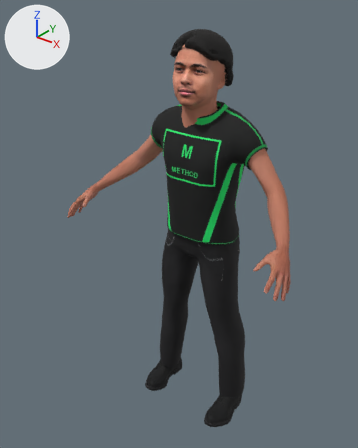
Two versions of the glTF model game/assets/characters/tsila/tsila.glb, one commit apart.
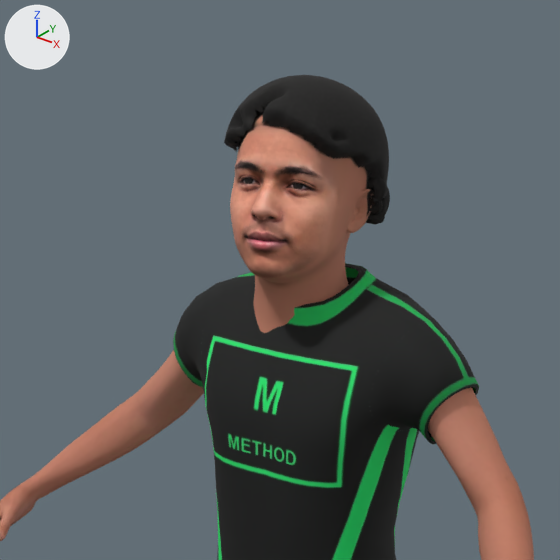
There are two pictures of each version: one whole from a 50 mm camera at (1.081, -1.528, 1.77) aimed at (-0.055, -0.108, 0.89), one close up on the part from 24% to 83% of the width and 0% to 48% of the height. The axes (+X, +Y, +Z) are drawn at upper left. The lights are the same throughout. The older version's two pictures come first. Vertices at exactly the same position are counted once.

In view in the first close-up: 'Tsila.body', 'Tsila.fbhead', 'Tsila.hairshell', 'Tsila.male_casualsuit04'.
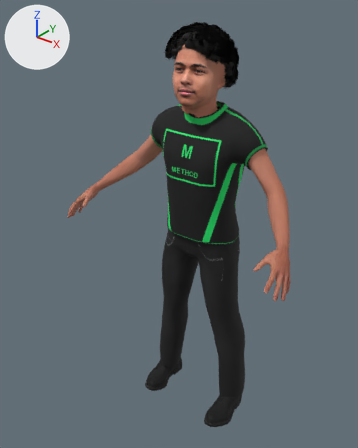
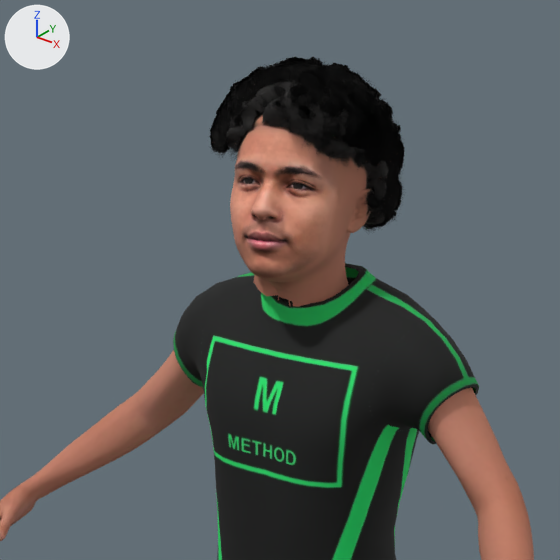
Location of each change, [x1, y1, x2, y2] in pixels of the close-ups (560 x 560 px):
'Tsila.fbhead', reshaped: before [230, 101, 374, 333]; after [230, 101, 374, 307]
'Tsila.hairtufts', added: after [210, 59, 404, 233]

What the commit changed:
Picture 'tsila_tufts' (img_tsila_tufts) is new.
Material 'Tsila_hairtufts.001' (mat_tsila_hairtufts_001) is new.
Its texture is img_tsila_tufts (with its transparency).
Its roughness is 0.85.
me_tsila_fbhead is used by ob_tsila_fbhead; location (0.0, 0.0, 0.0).
me_tsila_fbhead had 7237 vertices, 14380 faces and spanned x -0.139..0.079, y -0.169..0.07, z 1.267..1.607.
me_tsila_fbhead now has 3955 vertices, 7719 faces and spans x -0.151..0.105, y -0.169..0.07, z 1.272..1.607.
me_tsila_fbhead part 1: 81 vertices moved within x -0.116..0.071, y -0.162..0.044, z 1.313..1.515; 6073 vertices removed from x -0.139..0.079, y -0.169..0.07, z 1.267..1.606; 2791 vertices added at x -0.151..0.105, y -0.169..0.07, z 1.272..1.606.
Mesh me_tsila_hairtufts is new.
It has 20456 vertices, 10228 faces and spans x -0.159..0.122, y -0.159..0.116, z 1.409..1.654.
It uses material mat_tsila_hairtufts_001 (picture img_tsila_tufts).
Object 'Tsila.hairtufts' (ob_tsila_hairtufts) is new; it shows me_tsila_hairtufts.
Its location is (0.0, 0.0, 0.0).
